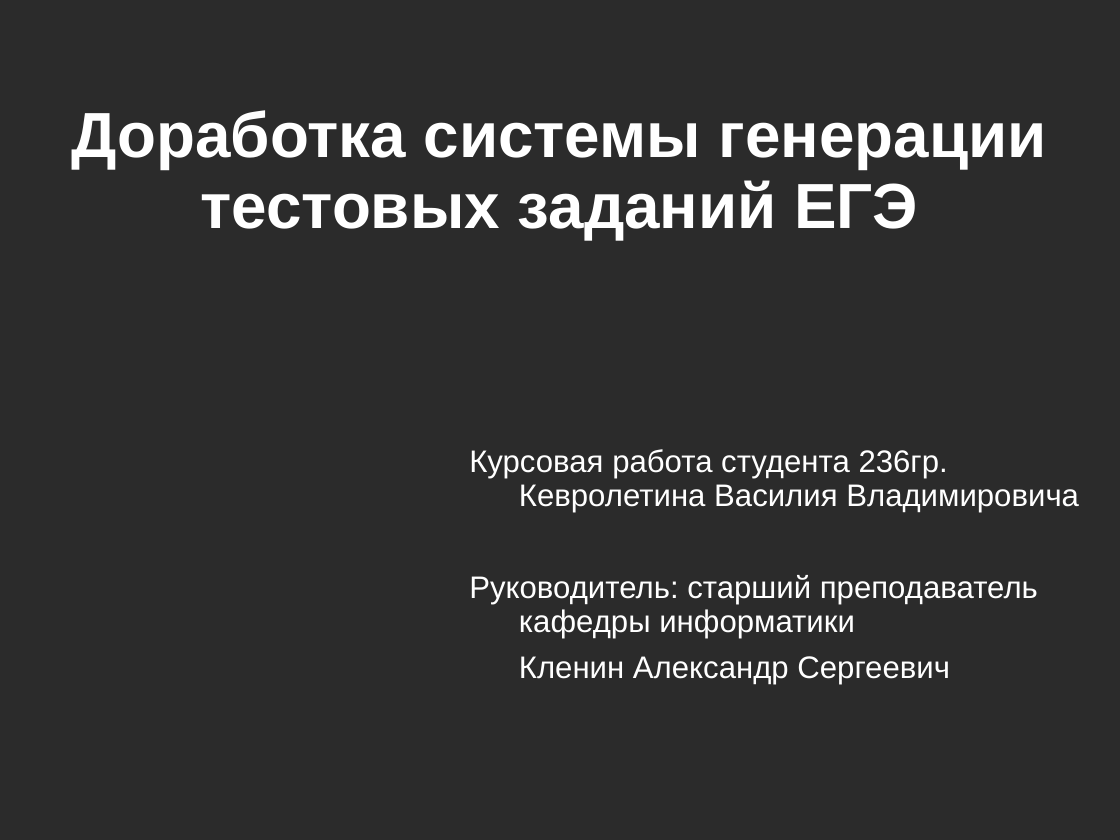
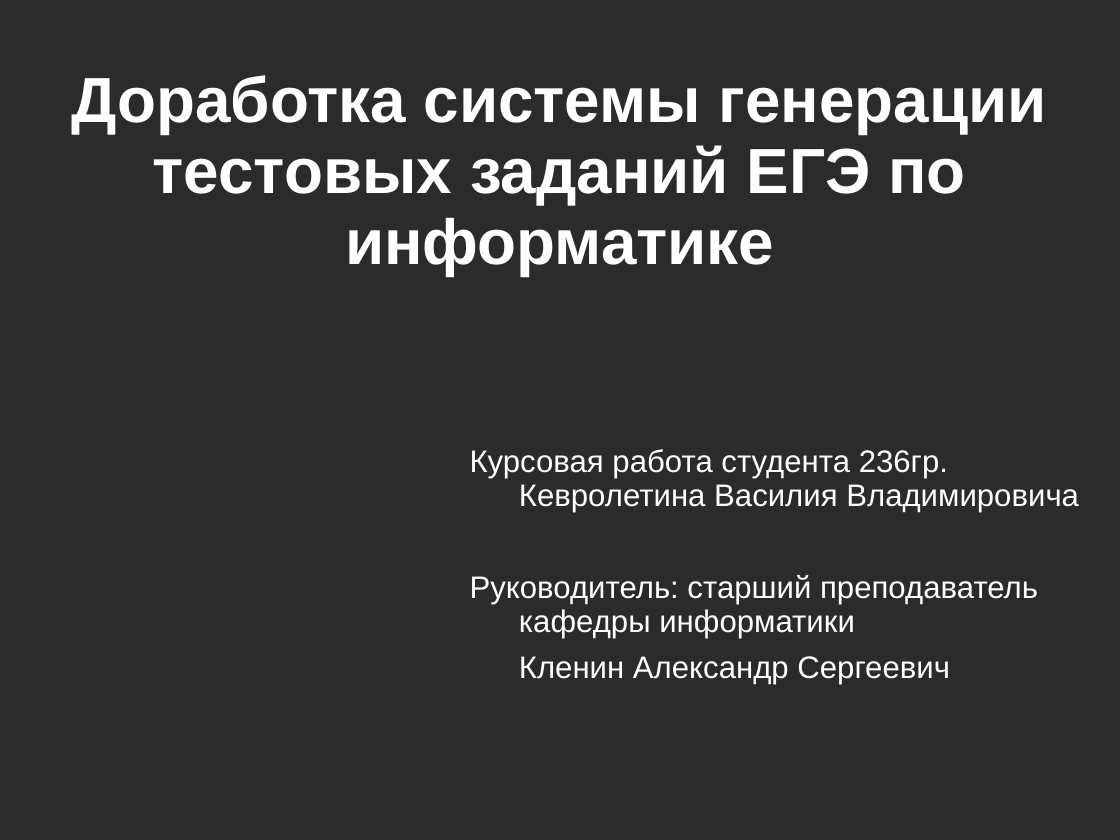
Before and after one commit to kevroletin/Coursework, a slide deck: slide 1 of 236_Кевролетин_презентация.ppt. Drawn at 1120x840 pixels with LibreOffice and Linux fonts; fonts in the diff are those of the drawing; background and template pictures are left out; a plain dark background stands for a picture behind light text. Boxes give left, top, right and bottom in pixels: in the first picture for what was removed or moved away, otherwise in the second. Text is boxed around its words. In the diff, an @@ line names an element or a change of style, - is before the commit and + after.

```diff
--- a/236_Кевролетин_презентация.ppt
+++ b/236_Кевролетин_презентация.ppt
@@ title at (71,75,1047,276): text changed @@
-Доработка системы генерации тестовых заданий ЕГЭ
+Доработка системы генерации тестовых заданий ЕГЭ по информатике
```
Also in this commit, not shown: 9 other slides changed, 3 slides removed, 3 other files.
